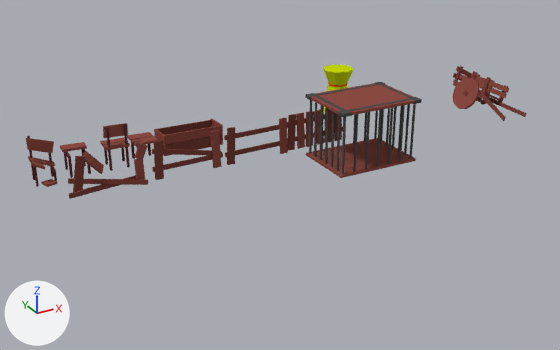
Two versions of the Blender file GitVersion/Assets/Environment/Props.blend, one commit apart.
Both versions are drawn from a camera (50 mm lens) standing at (-12.0, -26.6, 11.8) and looking at (1.4, -2.2, -0.5). Every picture has the same lights, and +X, +Y and +Z are marked at lower left. The same objects are shown in both versions, whatever each file hides.

In view in the first picture: 'Broken wagon', 'Cage', 'Chair', 'Chair 2', 'Chair 3', 'Chair 4', 'Fance', 'Fance 2', 'Fance 3', 'Fance 4', 'Food bin', 'Hay 1'.
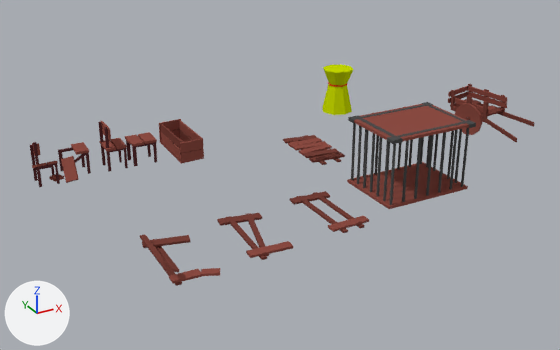
Where the newer file only moved an object's origin or applied its transform, the numbers keep the older frame.

Edits to the bpy script that builds the scene:
```text
Change me_cube_030:
    where me_cube_030.from_pydata(...)  # 248 vertices, 206 faces; spans x -10.2..11.2, y -8.5..11.3, z -7.2..2.2
    used by ob_broken_wagon; location = (12.62, -0.82, 0.16); rotation_euler = (3.04, 0.494, 6.086), in degrees (174, 28, 349); scale = (0.099, 0.191, 0.206)
    me_cube_030 part 1: the whole mesh is multiplied about its middle by the matrix ((0.863, 0.332, 0.988), (-0.077, 0.985, -0.096), (-0.232, 0.006, 0.876)), then moved by (2.4, 2.4, 3.4)
Change me_cube_013:
    where me_cube_013.from_pydata(...)  # 40 vertices, 31 faces; spans x -3.0..14.1, y -9.4..7.6, z -2.0..1.4
    used by ob_fance_4; location = (-5.08, -1.16, 0.0); rotation_euler = (4.46, -1.392, 3.383), in degrees (256, -80, 194); scale = (0.111, 0.191, 0.206)
    me_cube_013 part 2: the whole mesh is multiplied about its middle by the matrix ((-0.177, -0.022, 1.827), (-0.562, 0.18, -0.185), (-0.094, -0.913, -0.044)), then moved by (-4.5, -1.6, 27.8)
Change me_cube_012:
    where me_cube_012.from_pydata(...)  # 32 vertices, 24 faces; spans x -3.2..14.4, y -8.2..6.9, z -1.3..-0.2
    used by ob_fance_3; location = (-1.98, -1.18, 0.0); rotation_euler = (4.46, -1.392, 3.383), in degrees (256, -80, 194); scale = (0.111, 0.191, 0.206)
    me_cube_012 part 3: the whole mesh is multiplied about its middle by the matrix ((-0.176, -0.033, 1.827), (-0.566, 0.144, -0.185), (-0.074, -0.918, -0.044)), then moved by (-5.0, 0.3, 27.0)
Change me_cube_011:
    where me_cube_011.from_pydata(...)  # 32 vertices, 24 faces; spans x -3.5..14.1, y -8.5..6.9, z -1.5..-0.2
    used by ob_fance_2; location = (1.04, -1.09, 0.0); rotation_euler = (4.46, -1.392, 3.383), in degrees (256, -80, 194); scale = (0.111, 0.191, 0.206)
    me_cube_011 part 4: the whole mesh is multiplied about its middle by the matrix ((-0.177, -0.006, 1.827), (-0.556, 0.232, -0.185), (-0.122, -0.903, -0.044)), then moved by (-4.9, 0.4, 26.2)
Change me_cube_002:
    where me_cube_002.from_pydata(...)  # 72 vertices, 54 faces; spans x -3.2..14.3, y -8.5..6.8, z -1.5..-0.2
    used by ob_fance; location = (3.82, -0.96, 0.0); rotation_euler = (4.46, -1.392, 3.383), in degrees (256, -80, 194); scale = (0.111, 0.191, 0.206)
    me_cube_002 part 5: the whole mesh is multiplied about its middle by the matrix ((-0.177, -0.03, 1.827), (-0.565, 0.154, -0.185), (-0.08, -0.917, -0.044)), then moved by (-6.8, 2.0, 1.7)
Change me_cube_051:
    where me_cube_051.from_pydata(...)  # 72 vertices, 58 faces; spans x -0.17..3.82, y -4.86..5.21, z -4.98..0.83
    used by ob_food_bin; location = (-1.04, 1.54, 0.0); rotation_euler = (-0.61, -1.508, -0.955), in degrees (-35, -86, -55); scale = (0.26, 0.26, 0.179)
    me_cube_051 part 6: the whole mesh is multiplied about its middle by the matrix ((0.997, -0.07, 0.011), (0.019, 0.04, -0.689), (0.101, 1.445, 0.041)), then moved by (-1.46, -0.41, 3.38)
Change ob_chair_4:
    ob_chair_4.rotation_euler: (0.0, 0.0, 1.549) -> (0.0, 0.0, 0.0)  # degrees (0, 0, 89) -> degrees (0, 0, 0)
Change ob_chair_3:
    ob_chair_3.rotation_euler: (0.0, 0.0, 4.691) -> (0.0, 0.0, 0.0)  # degrees (0, 0, 269) -> degrees (0, 0, 0)
Change ob_cage:
    ob_cage.location: (4.39, -3.35, 0.13) -> (4.39, -6.34, 0.13)
Change ob_chair:
    ob_chair.rotation_euler: (0.0, 0.0, 1.549) -> (0.0, 0.0, 0.0)  # degrees (0, 0, 89) -> degrees (0, 0, 0)
Change ob_chair_2:
    ob_chair_2.rotation_euler: (0.0, 0.0, 1.549) -> (0.0, 0.0, 0.0)  # degrees (0, 0, 89) -> degrees (0, 0, 0)
```

Location of each change, (x1, y1, x2, y2) in pixels of the pictures (560 x 350 px):
'Cage', moved: before (305, 82, 422, 178); after (347, 102, 476, 209)
'Broken wagon', reshaped (14% wider): before (452, 66, 527, 121); after (448, 84, 534, 142)
'Fance 4', reshaped (7% shorter): before (68, 143, 148, 199); after (140, 234, 220, 286)
'Fance 3', reshaped (7% wider): before (152, 130, 223, 180); after (217, 213, 293, 260)
'Fance 2', reshaped (21% wider, 12% shorter): before (224, 117, 289, 165); after (290, 191, 369, 233)
'Food bin', reshaped (34% narrower, 21% taller): before (154, 119, 223, 156); after (159, 119, 204, 164)
'Fance', reshaped (11% wider, 30% shorter): before (287, 108, 343, 151); after (283, 135, 345, 165)
'Chair', turned: before (100, 123, 130, 171); after (98, 121, 128, 172)
'Chair 3', turned: before (26, 136, 57, 187); after (30, 142, 64, 187)
'Chair 4', turned: before (60, 142, 104, 178); after (58, 142, 91, 183)
'Chair 2', turned: before (127, 132, 158, 159); after (125, 132, 157, 166)
